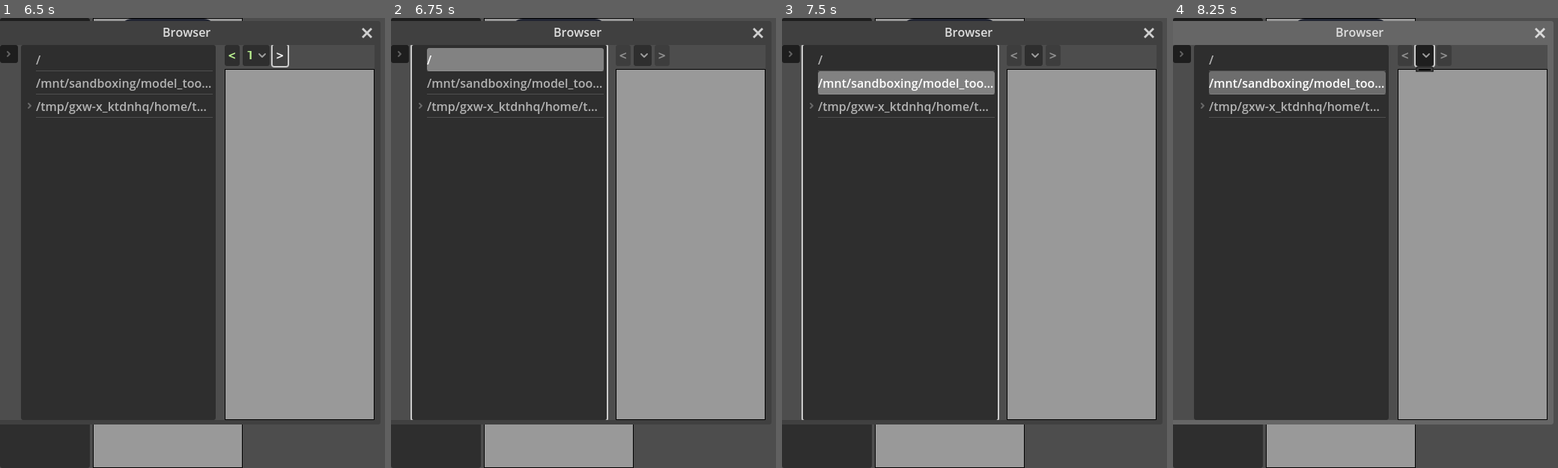
Above: before the commit, frames 1-4 (left to right).
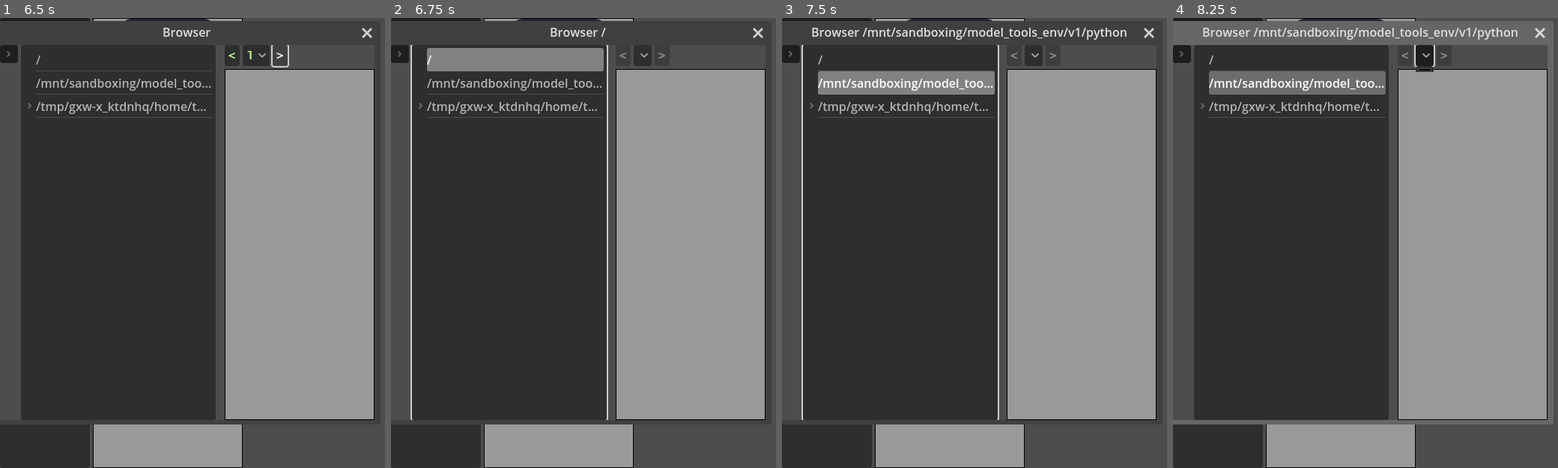
Above: after the commit, the same moments.

Repository: jackdarker/BilderalbumGD
Game: Godot game, scene res://scenes/wnd_viewer.tscn
Same seed, same stepped clock (60 frames per second), same inputs: the game is played once before the commit and once after it. The engine's default icon, where the game draws it, is replaced by a stand-in: a white triangle on a blue panel in a dark square.
Inputs (mouse positions are in pixels of both pictures, inside the frame that each line leads up to):
- Up to frame 1 (6.5 s): click "New Browser" at 0.5 s; click "New Browser" at 1.25 s; click "<" at 2 s; click "1" at 2.75 s; click ">" at 3.5 s; click "<" at 4.25 s; click "1" at 5 s; click ">" at 5.75 s
- Up to frame 2 (6.75 s): click "New Browser" at 6.5 s
- Up to frame 3 (7.5 s): click "Settings..." at 7.25 s
- Up to frame 4 (8.25 s): click (1423, 54) at 8 s

Frame 1 is identical in both runs. In frame 2, 0.2% of the frame differs, in the area x 41-56%, y 2-5%; in frame 3, 0.8%, in the area x 7-90%, y 2-5%; in frame 4, 0.7%.
Error before the commit: Invalid type in static function 'open' in type 'DirAccess'. Cannot convert argument 1 from Nil to String. (res://scenes/wnd_browser.gd:142)
Error after the commit: Invalid type in static function 'open' in type 'DirAccess'. Cannot convert argument 1 from Nil to String. (res://scenes/wnd_browser.gd:154)

Commit message:
export ok

Diff:
--- a/project.godot
+++ b/project.godot
@@ -35,7 +35,6 @@
 [global_group]
 
 Items=""
-Ghosts=""
 Persist=""
 
 [input]
--- a/scenes/global_script.gd
+++ b/scenes/global_script.gd
@@ -4,6 +4,8 @@
 
 var current_scene = null
 var settings:Settings =Settings.new()
+
+var SceneBrowser = preload("res://scenes/wnd_browser.tscn")
 
 func goto_scene(path):
 	# This function will usually be called from a signal callback,
@@ -39,8 +41,17 @@
 	get_tree().root.propagate_notification(NOTIFICATION_WM_CLOSE_REQUEST)
 	get_tree().quit()
 
+func onQuitting():
+	pass
+
 func getGlobalViewer():
 	return get_tree().root.get_node("Viewer")
+
+func createBrowser():
+	var s=SceneBrowser.instantiate()
+	s.selected.connect(getGlobalViewer().displayImage)
+	self.get_tree().root.add_child.call_deferred(s)
+	return s
 
 #region image tools
 func isSupportedImage(file_name)->bool:
@@ -133,12 +144,35 @@
 
 	loadData(json.data)
 	save_game.close()
-
+var myPromise
 func loadData(data):
-	Global.settings.loadData(data)
+	Global.settings.loadData(data.settings)
+	if(data.browsers.size()>0):
+		var dialog = ConfirmationDialog.new()
+		dialog.title = "Restore windows?"
+		dialog.dialog_text = dialog.title
+		#dialog.canceled.connect(dialog_canceled)
+		#dialog.confirmed.connect(dialog_confirmed)
+		myPromise=Promise.new([dialog.canceled,dialog.confirmed])
+		add_child(dialog)
+		dialog.popup_centered() # center on screen
+		dialog.show()
+		var res = await myPromise.completed
+		if(res[0][0]==dialog.confirmed.get_name()):
+			for item in data.browsers:
+				var s=createBrowser()
+				s.loadData(item)
 	pass
 
 func saveData()->Variant:
-	return(Global.settings.saveData())
-	pass
+	var data ={
+		"settings":Global.settings.saveData(),
+		"browsers": [],
+	}
+	var save_nodes = get_tree().get_nodes_in_group("Items")
+	for node in save_nodes:
+		data.browsers.append(node.saveData())
+
+	return(data)
+
 #region
--- /dev/null
+++ b/scenes/utils/promise.gd
@@ -0,0 +1,53 @@
+class_name Promise  extends RefCounted
+
+#use this to wait for any/all signals
+#it will then fire the completed signal with information
+
+signal completed(args) # [ [signal0_name, signal1.arg0,...] ,[ signal1_name, signal1.arg0,... ] ]
+
+enum MODE {ANY, ALL}
+var mode: int = MODE.ANY
+
+var _signals: Dictionary = {} # signal: {has_emitted: bool, data: any}
+var _completed: bool = false
+
+func _init(signals: Array, _mode: int=MODE.ANY) -> void:
+	self.mode=_mode
+	for s:Signal in signals:
+		_signals[s] = {"has_emitted":false}
+		s.connect(_on_signal.bind(s))
+
+
+func _on_signal(_signal: Signal, args:Array=[]) -> void:
+	_signals[_signal].has_emitted = true
+	var _args = [_signal.get_name()]
+	_args.append_array(args)
+	_signals[_signal].data = _args
+	_check_completion()
+
+func _check_completion():
+	if _completed:
+		return
+
+	if mode == MODE.ANY:
+		_check_any_completion()
+	elif mode == MODE.ALL:
+		_check_all_completion()
+
+
+func _check_any_completion() -> void:
+	for _signal in _signals:
+		if _signals[_signal].has_emitted:
+			completed.emit([_signals[_signal].data])
+			return
+
+
+func _check_all_completion() -> void:
+	var return_data: Array = []
+
+	for _signal in _signals:
+		if not _signals[_signal].has_emitted:
+			return
+
+		return_data.append(_signals[_signal].data)
+	completed.emit(return_data)
--- a/scenes/wnd_browser.gd
+++ b/scenes/wnd_browser.gd
@@ -37,20 +37,31 @@
 		return
 	switchPage(0,true)
 
+func navigateTo(path:String):
+	#expand the directory-tree to match path		#todo
+	pass
+
+
 func saveData()->Dictionary:
 	var data ={
-		"filename" : get_scene_file_path(),
+		"scene" : get_scene_file_path(),
 		"parent" : get_parent().get_path(),
 		"UID":UID,
 		"x":position.x,
 		"y":position.y,
+		"w":size.x,
+		"h":size.y,
+		"actual_dir":actual_dir
 	}
 	return data
 
 func loadData(data: Dictionary):
 	position.x = data["x"]
 	position.y = data["y"]
+	size.x=data["w"]
+	size.y=data["h"]
 	UID=data["UID"]
+	navigateTo(data["actual_dir"])
 
 func _on_button_pressed() -> void:
 	%FileDialog.popup_centered_ratio()
@@ -130,6 +141,7 @@
 var actual_dir=null
 func _on_tree_item_selected() -> void:
 	actual_dir=%Tree.get_selected().get_metadata(0)
+	$".".title="Browser "+actual_dir
 	_fetchImagesThreaded(actual_dir,0)
 
 signal item_created(item)
--- a/scenes/wnd_browser.tscn
+++ b/scenes/wnd_browser.tscn
@@ -4,7 +4,7 @@
 [ext_resource type="PackedScene" uid="uid://dhjm5iedpepfd" path="res://scenes/image_list.tscn" id="2_oiot5"]
 [ext_resource type="PackedScene" uid="uid://b0vrw0uwpwgyv" path="res://scenes/wnd_move_file.tscn" id="3_q3mf3"]
 
-[node name="window" type="Window" groups=["Persist"]]
+[node name="window" type="Window" groups=["Items", "Persist"]]
 oversampling_override = 1.0
 title = "Browser"
 position = Vector2i(0, 36)
--- a/scenes/wnd_settings.tscn
+++ b/scenes/wnd_settings.tscn
@@ -8,6 +8,7 @@
 title = "Settings"
 position = Vector2i(0, 36)
 size = Vector2i(400, 400)
+unresizable = true
 script = ExtResource("1_fynyq")
 
 [node name="Panel" type="Panel" parent="."]
--- a/scenes/wnd_viewer.gd
+++ b/scenes/wnd_viewer.gd
@@ -1,7 +1,6 @@
 extends Control
 
 @onready var SceneListItem = load("res://scenes/ImageListItem.tscn")
-@onready var SceneBrowser = preload("res://scenes/wnd_browser.tscn")
 
 func _ready() -> void:
 	pass
@@ -11,13 +10,8 @@
 	%TextureRect.texture=Global.loadImgToTexture(path,%TextureRect.size.x,%TextureRect.size.y)
 	_actual_image=path
 
-
-
 func _on_bt_new_browser_pressed() -> void:
-	var s=SceneBrowser.instantiate()
-	s.selected.connect(displayImage)
-	self.get_tree().root.add_child(s)
-
+	Global.createBrowser()
 
 func _on_bt_settings_pressed() -> void:
 	%WndSettings.process_mode=Node.PROCESS_MODE_ALWAYS
@@ -30,3 +24,6 @@
 func _on_resize_timer_timeout() -> void:
 	if _actual_image:
 		displayImage(_actual_image)
+
+func _on_tree_exiting() -> void:
+	Global.onQuitting()
--- a/scenes/wnd_viewer.tscn
+++ b/scenes/wnd_viewer.tscn
@@ -70,6 +70,7 @@
 unique_name_in_owner = true
 visible = false
 
+[connection signal="tree_exiting" from="." to="." method="_on_tree_exiting"]
 [connection signal="pressed" from="HBoxContainer/Container/VBoxContainer/btNewBrowser" to="." method="_on_bt_new_browser_pressed"]
 [connection signal="pressed" from="HBoxContainer/Container/VBoxContainer/btSettings" to="." method="_on_bt_settings_pressed"]
 [connection signal="resized" from="HBoxContainer/TextureRect" to="." method="_on_texture_rect_resized"]
Not shown, changed: export_presets.cfg
Not shown, added: scenes/utils/promise.gd.uid
Not shown, changed: README.md
Not shown, added: export/BilderalbumGD.console.exe
Not shown, added: export/BilderalbumGD.exe
Not shown, added: export/BilderalbumGD.pck
